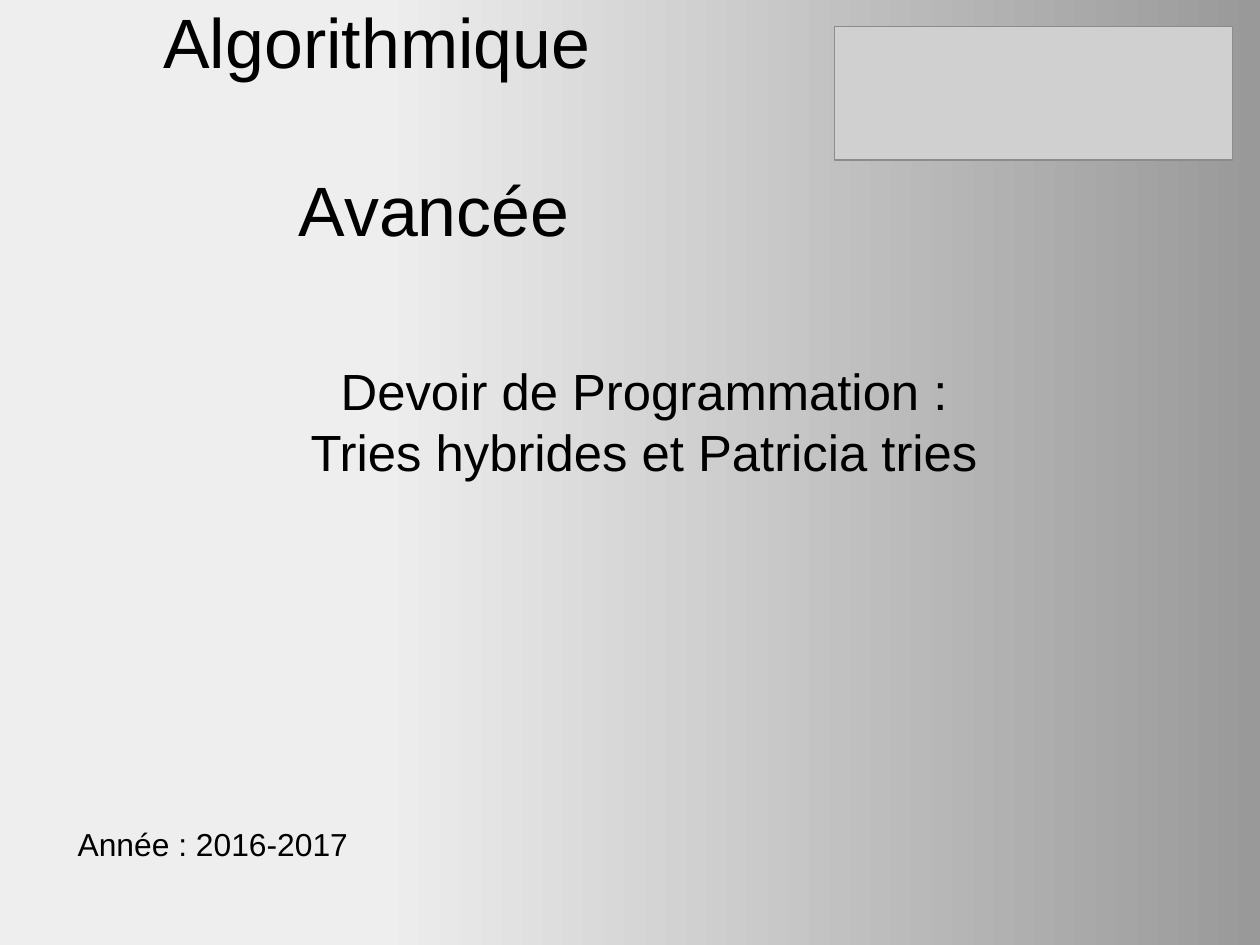
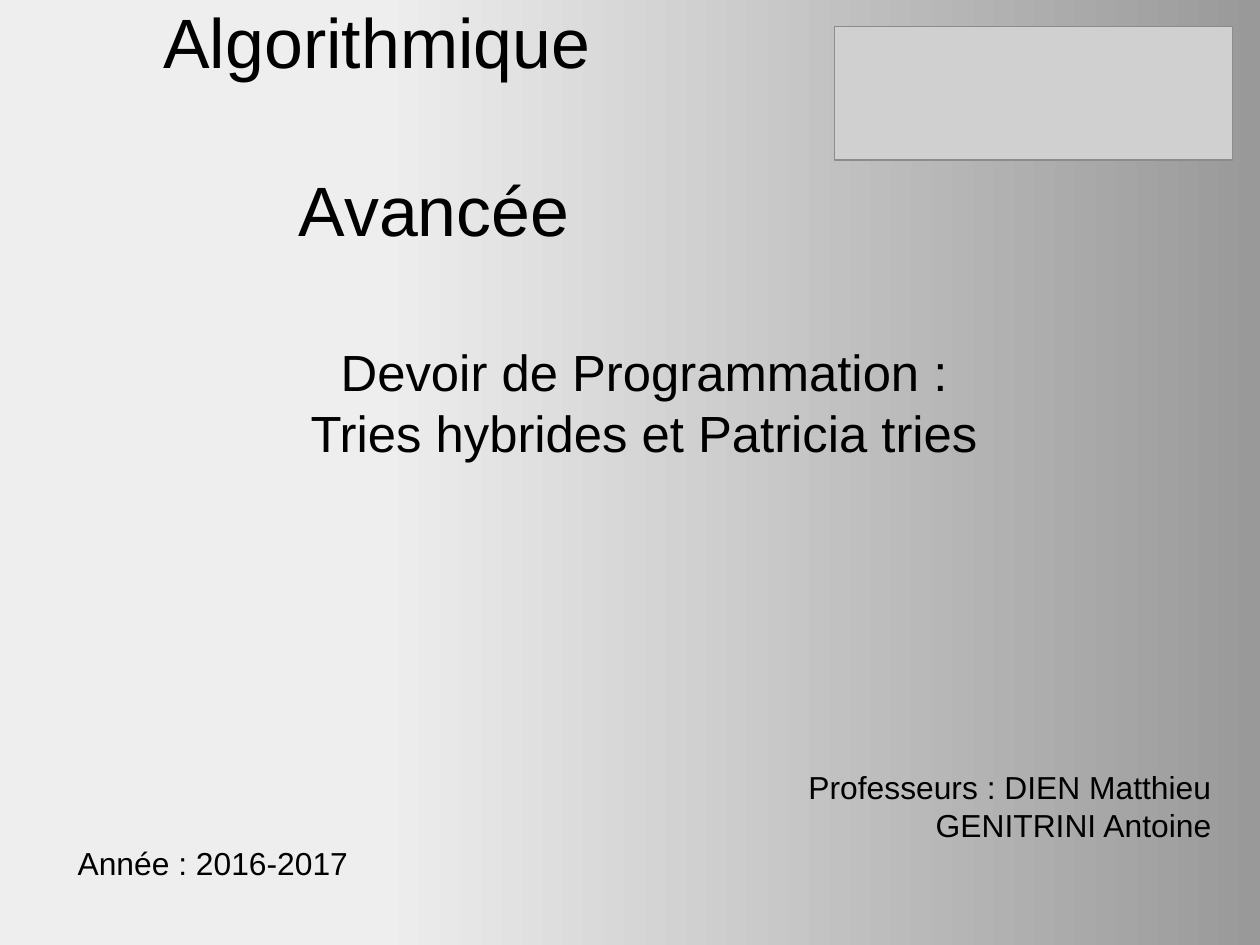
Before and after one commit to Krihox/algavproject, a slide deck: slide 1 of ALGAV/rapport/diapo_ALGAV.odp. Drawn at 1260x945 pixels with LibreOffice and Linux fonts; fonts in the diff are those of the drawing; grey boxes stand for pictures. Boxes give left, top, right and bottom in pixels: in the first picture for what was removed or moved away, otherwise in the second. Text is boxed around its words. In the diff, an @@ line names an element or a change of style, - is before the commit and + after.

```diff
--- a/ALGAV/rapport/diapo_ALGAV.odp
+++ b/ALGAV/rapport/diapo_ALGAV.odp
@@ subtitle "Devoir de Programmation :": place and size @@
-subtitle "Devoir de Programmation :" at <box>78,373,977,857</box>
+subtitle "Devoir de Programmation :" at <box>78,354,1211,876</box>
@@ subtitle at <box>808,776,1211,838</box>: paragraphs added @@
+Professeurs : DIEN Matthieu
+GENITRINI Antoine
```
Also in this commit, not shown: 1 slide removed, 5 other files.
